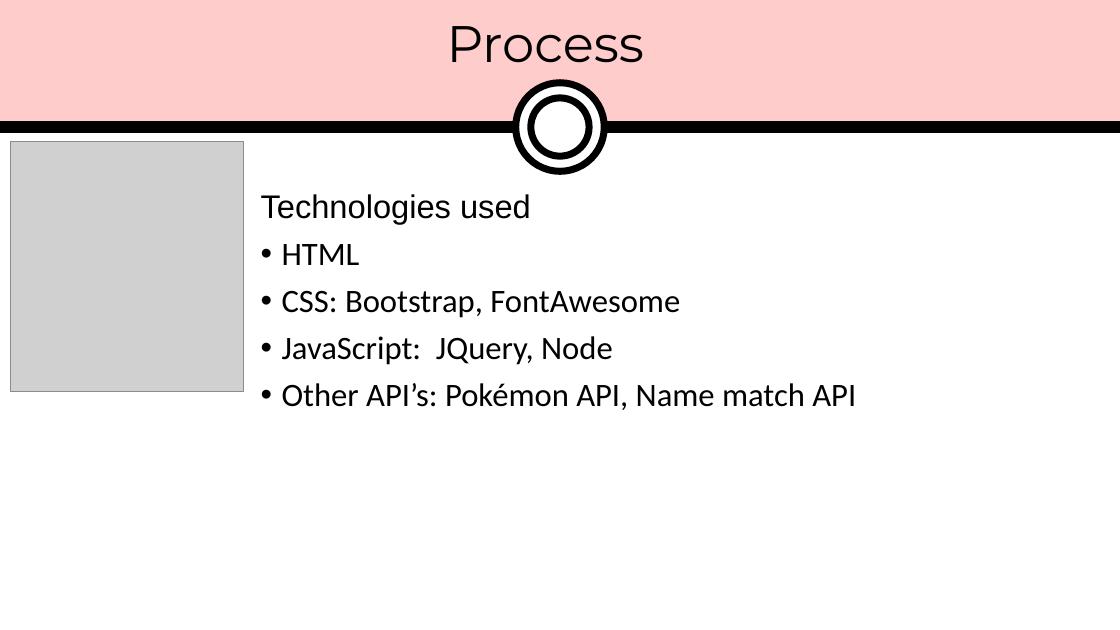
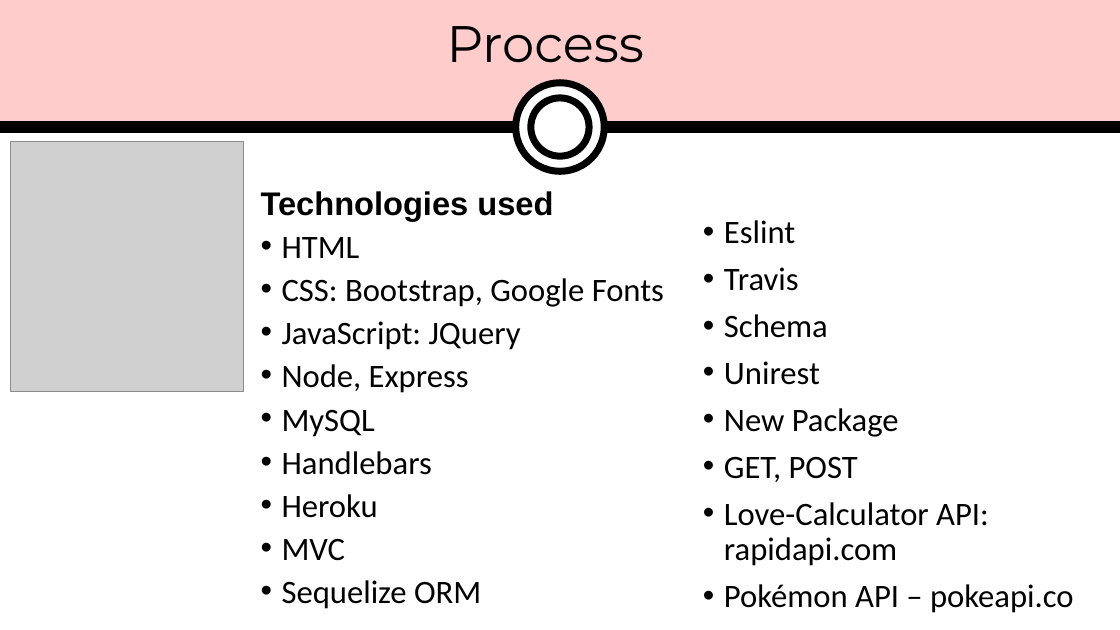
Before and after one commit to thomasmaglaris/Professor-Oak-s-Pokemon-Love-Calculator, a slide deck: slide 5 of presentation-materials/PokemonPresentation.pptx. Drawn at 1120x630 pixels with LibreOffice and Linux fonts; fonts in the diff are those of the drawing; grey boxes stand for pictures. Boxes give left, top, right and bottom in pixels: in the first picture for what was removed or moved away, otherwise in the second. Text is boxed around its words. In the diff, an @@ line names an element or a change of style, - is before the commit and + after.

```diff
--- a/presentation-materials/PokemonPresentation.pptx
+++ b/presentation-materials/PokemonPresentation.pptx
@@ text at (x1=261, y1=191, x2=553, y2=258): bold on in "Technologies used"; line spacing 0.9 to 0.8 @@
@@ text added at (x1=724, y1=220, x2=1074, y2=613), 28 pt, text #000000 @@
+• Eslint
+• Travis
+• Schema
+• Unirest
+• New Package
+• GET, POST
+• Love-Calculator API: rapidapi.com
+• Pokémon API – pokeapi.co
@@ text at (x1=282, y1=278, x2=664, y2=609): text changed @@
-• CSS: Bootstrap, FontAwesome
-• JavaScript: JQuery, Node
-• Other API’s: Pokémon API, Name match API
+• CSS: Bootstrap, Google Fonts
+• JavaScript: JQuery
+• Node, Express
+• MySQL
+• Handlebars
+• Heroku
+• MVC
+• Sequelize ORM
```
Also in this commit, not shown: 7 other slides changed, 3 other files.
